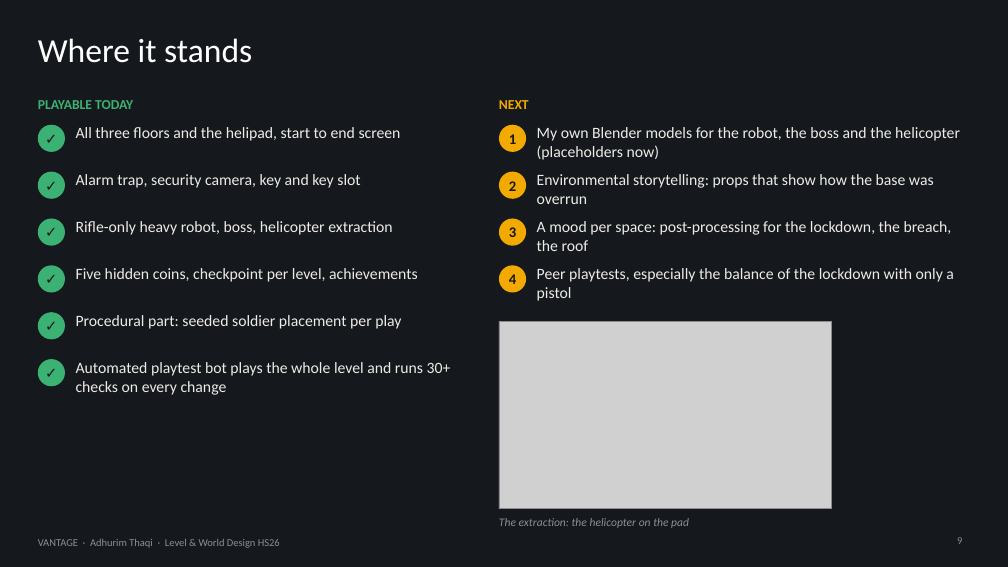
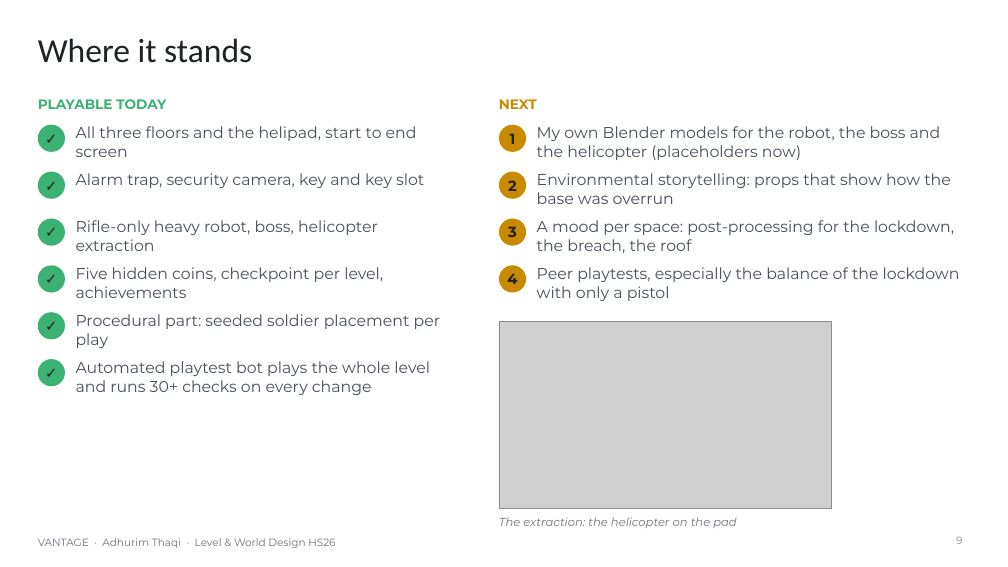
Before and after one commit to AdhurimThaqi/vantage-level-world-design, a slide deck: slide 9 of PaperDocumentation-/Presentation/VANTAGE_Presentation.pptx. Drawn at 1008x567 pixels with LibreOffice and Linux fonts; fonts in the diff are those of the drawing; grey boxes stand for pictures. Boxes give left, top, right and bottom in pixels: in the first picture for what was removed or moved away, otherwise in the second. Text is boxed around its words. In the diff, an @@ line names an element or a change of style, - is before the commit and + after.

```diff
--- a/PaperDocumentation-/Presentation/VANTAGE_Presentation.pptx
+++ b/PaperDocumentation-/Presentation/VANTAGE_Presentation.pptx
@@ background #15181D to #FFFFFF @@
@@ title "Where it stands" at [38, 38, 252, 63]: text colour #FFFFFF to #1E2126 @@
@@ text "PLAYABLE TODAY" at [38, 99, 166, 109]: font Calibri to Montserrat @@
@@ text "NEXT" at [499, 99, 537, 109]: font Calibri to Montserrat, text colour #F2A900 to #C98A00 @@
@@ font Calibri to Montserrat, text colour #15181D to #1E2126; fill #F2A900 to #C98A00 in 4 elements at [499, 125, 526, 152], [499, 172, 526, 199], [499, 219, 526, 246], [499, 265, 526, 293] @@
@@ font Calibri to Montserrat, text colour #EDEBE6 to #4A505A in 10 elements at [76, 126, 417, 157], [76, 173, 424, 188], [76, 220, 378, 251], [76, 267, 383, 298], [76, 314, 440, 348], [76, 361, 430, 395], [537, 126, 941, 160], [537, 173, 951, 204], [537, 220, 954, 253], [537, 267, 960, 301] @@
@@ font Calibri to Montserrat, text colour #15181D to #1E2126 in 6 elements at [38, 125, 65, 152], [38, 172, 65, 199], [38, 219, 65, 246], [38, 265, 65, 293], [38, 312, 65, 340], [38, 359, 65, 386] @@
@@ text "VANTAGE · Adhurim Thaqi · ..." at [38, 538, 335, 548]: font Calibri to Montserrat, text colour #8A8F98 to #6E737B @@
@@ text "The extraction: the helicopter on ..." at [499, 517, 737, 528]: font Calibri to Montserrat, text colour #8A8F98 to #6E737B @@
@@ page number at [956, 536, 962, 544]: font Calibri to Montserrat @@
```
Also in this commit, not shown: 8 other slides changed, 1 other file.
